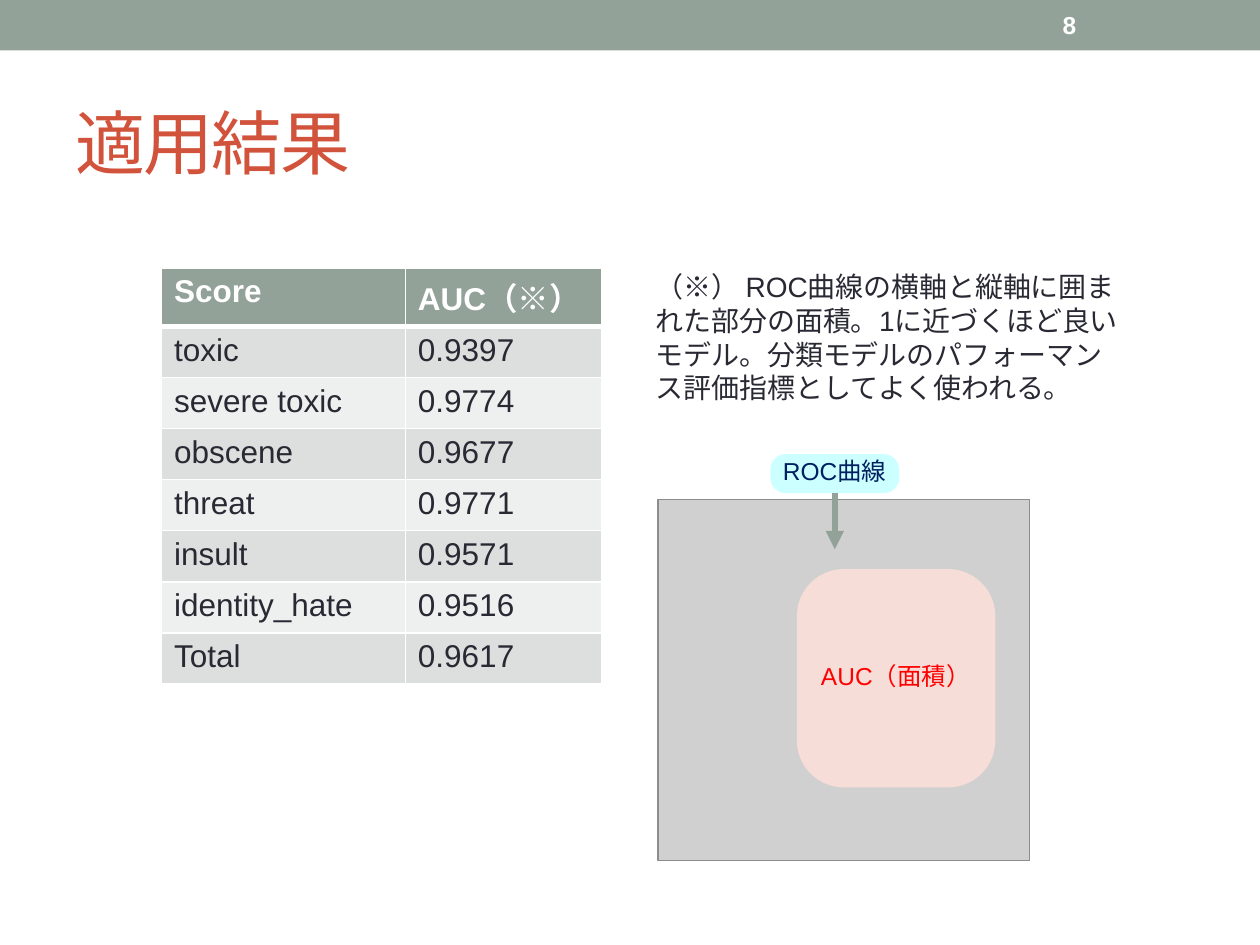
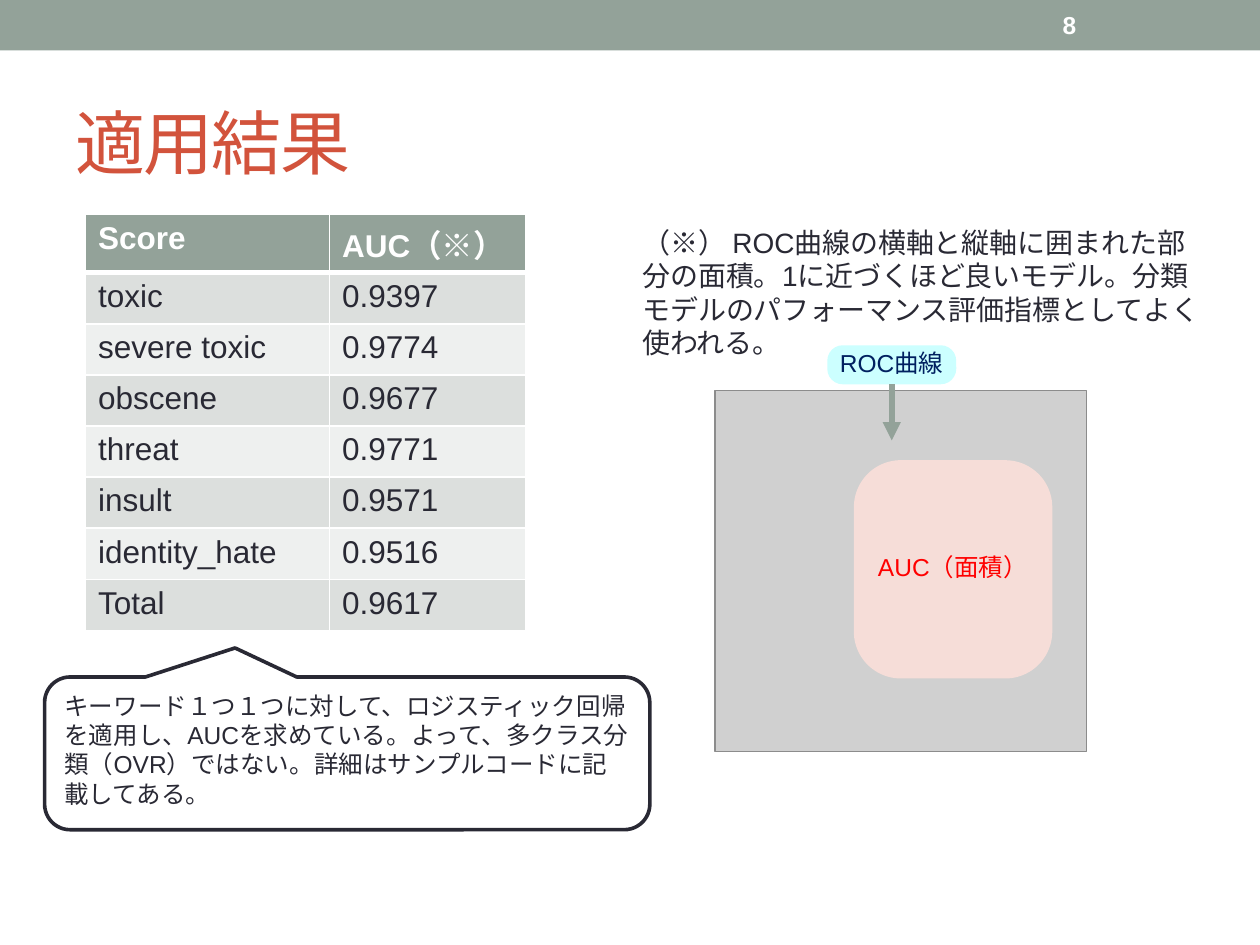
Before and after one commit to tsuchiyatoshio/team, a slide deck: slide 8 of oouchi/1.2_LogisticRegression_TextAnalyze/1.2_RogisticRegression(TextAnalyze).pptx. Drawn at 1260x945 pixels with LibreOffice and Linux fonts; fonts in the diff are those of the drawing; grey boxes stand for pictures. Boxes give left, top, right and bottom in pixels: in the first picture for what was removed or moved away, otherwise in the second. Text is boxed around its words. In the diff, an @@ line names an element or a change of style, - is before the commit and + after.

Commit message:
update ppt

```diff
--- a/oouchi/1.2_LogisticRegression_TextAnalyze/1.2_RogisticRegression(TextAnalyze).pptx
+++ b/oouchi/1.2_LogisticRegression_TextAnalyze/1.2_RogisticRegression(TextAnalyze).pptx
@@ table: place and size @@
-table at [161,268,602,677]
+table at [86,214,527,622]
@@ text "（※） ROC曲線の横軸と縦軸に囲まれた部分の面積。1に近づくほど良いモデル。分類モデルのパフォーマンス評価指標としてよ ..." rewrapped from [656,307,1118,401] to [642,262,1199,356] @@
@@ rounded rectangle "ROC曲線": place and size @@
-rounded rectangle "ROC曲線" at [770,454,898,493]
+rounded rectangle "ROC曲線" at [828,345,956,384]
@@ arrow moved from (835, 493) - (835, 549) to (892, 384) - (892, 441) @@
@@ picture: place and size @@
-picture at [658,500,1029,861]
+picture at [714,391,1086,751]
@@ rounded rectangle "AUC（面積）": place and size @@
-rounded rectangle "AUC（面積）" at [796,570,994,788]
+rounded rectangle "AUC（面積）" at [854,460,1052,678]
@@ rounded speech box added at [44,677,649,829], fill #FFFFFF, outline #292934 2.08 pt, 14 pt, text #292934 @@
+キーワード１つ１つに対して、ロジスティック回帰を適用し、AUCを求めている。よって、多クラス分類（OVR）ではない。詳細はサンプルコードに記載してある。
```
Also in this commit, not shown: 1 other file.
